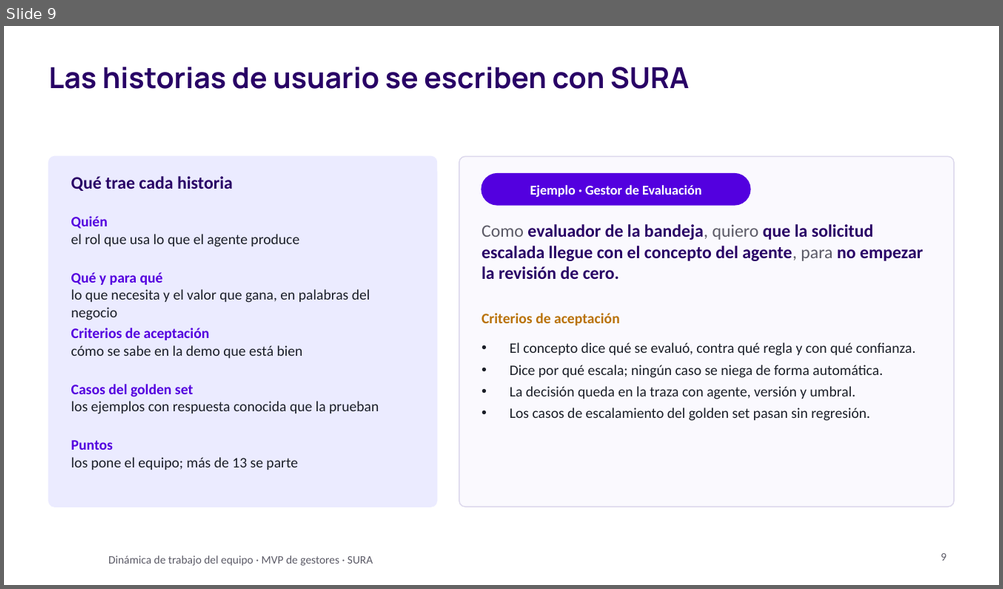
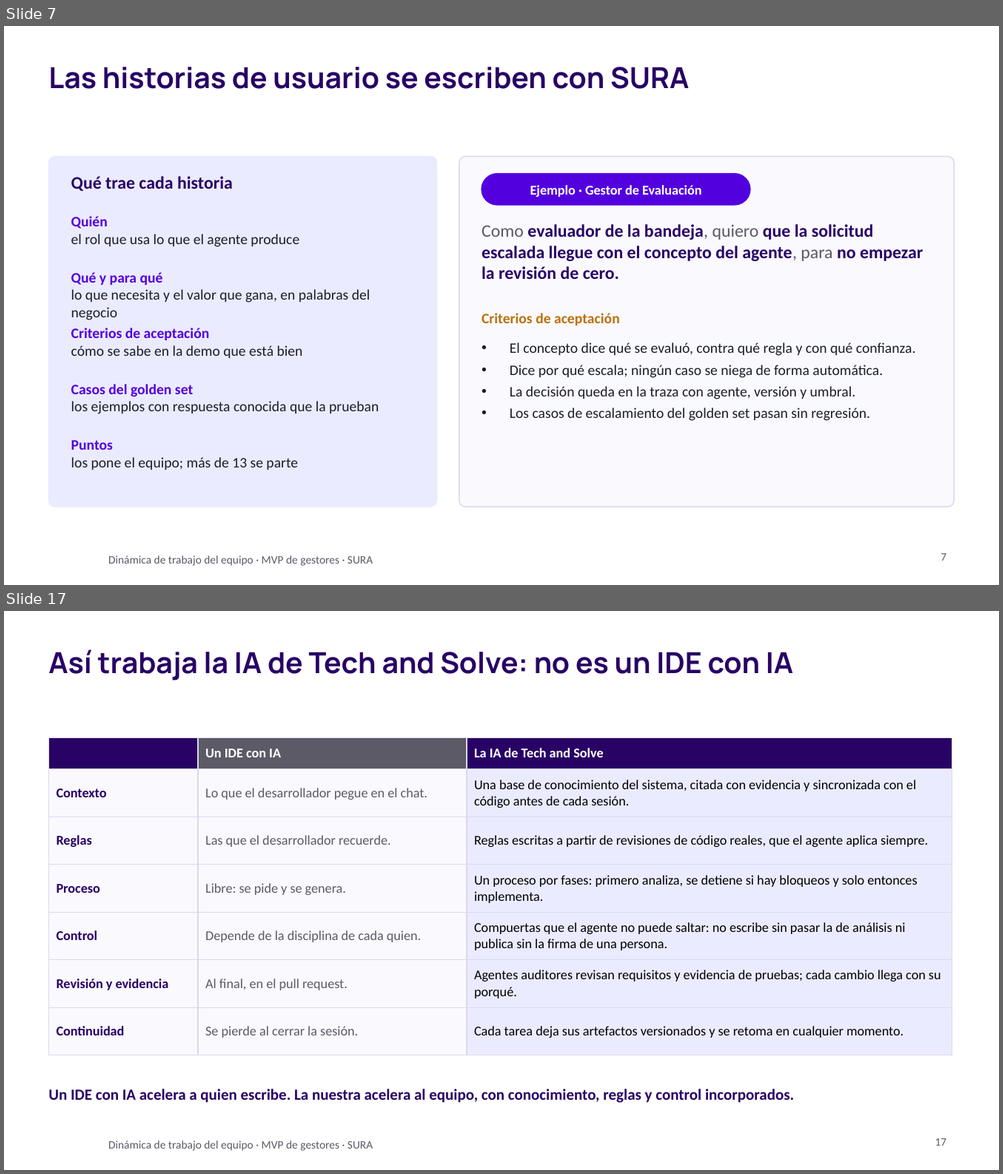
Before and after one commit to didierfrancogomez/propuestas, a slide deck: SURA/gestores-sura/metodologia-trabajo/Tech and Solve - Dinámica de trabajo del equipo.pptx. Shown one above the other, each under a label of ours: slide 9 before the commit, slides 7 and 17 after it; the slides between them are not shown. The pictures are 1003x589 and 1003x1174 pixels, drawn with LibreOffice and Linux fonts; fonts in the diff are those of the drawing; background and template pictures are left out. Boxes give left, top, right and bottom in pixels: in the first picture for what was removed or moved away, otherwise in the second. Text is boxed around its words. In the diff, an @@ line names an element or a change of style, - is before the commit and + after.

```diff
--- a/SURA/gestores-sura/metodologia-trabajo/Tech and Solve - Dinámica de trabajo del equipo.pptx
+++ b/SURA/gestores-sura/metodologia-trabajo/Tech and Solve - Dinámica de trabajo del equipo.pptx
@@ slide 17 added at (4,611,999,1170), background #FFFFFF; not listed: 1 template element that a slide beside it also shows @@
@@ title added at (48,649,793,681), 28 pt, text #280265, bold @@
+Así trabaja la IA de Tech and Solve: no es un IDE con IA
@@ table added at (48,738,951,1041), 7 rows, 3 columns @@
+ | Un IDE con IA | La IA de Tech and Solve
+Contexto | Lo que el desarrollador pegue en el chat. | Una base de conocimiento del sistema, citada con evidencia y sincronizada con el código antes de cada sesión.
+Reglas | Las que el desarrollador recuerde. | Reglas escritas a partir de revisiones de código reales, que el agente aplica siempre.
+Proceso | Libre: se pide y se genera. | Un proceso por fases: primero analiza, se detiene si hay bloqueos y solo entonces implementa.
+Control | Depende de la disciplina de cada quien. | Compuertas que el agente no puede saltar: no escribe sin pasar la de análisis ni publica sin la firma de una persona.
+Revisión y evidencia | Al final, en el pull request. | Agentes auditores revisan requisitos y evidencia de pruebas; cada cambio llega con su porqué.
+Continuidad | Se pierde al cerrar la sesión. | Cada tarea deja sus artefactos versionados y se retoma en cualquier momento.
@@ text added at (48,1089,794,1103), 15 pt, text #280265, bold @@
+Un IDE con IA acelera a quien escribe. La nuestra acelera al equipo, con conocimiento, reglas y control incorporados.
@@ page number added at (935,1139,947,1146), 11 pt, text #5B5A66 @@
+17
@@ what was slide 9 is now slide 7 @@
@@ page number at (940,554,946,561): text changed @@
-9
+7
```
Also in this commit, not shown: 11 slides changed, 7 other slides added, 8 slides removed, 12 other files.
